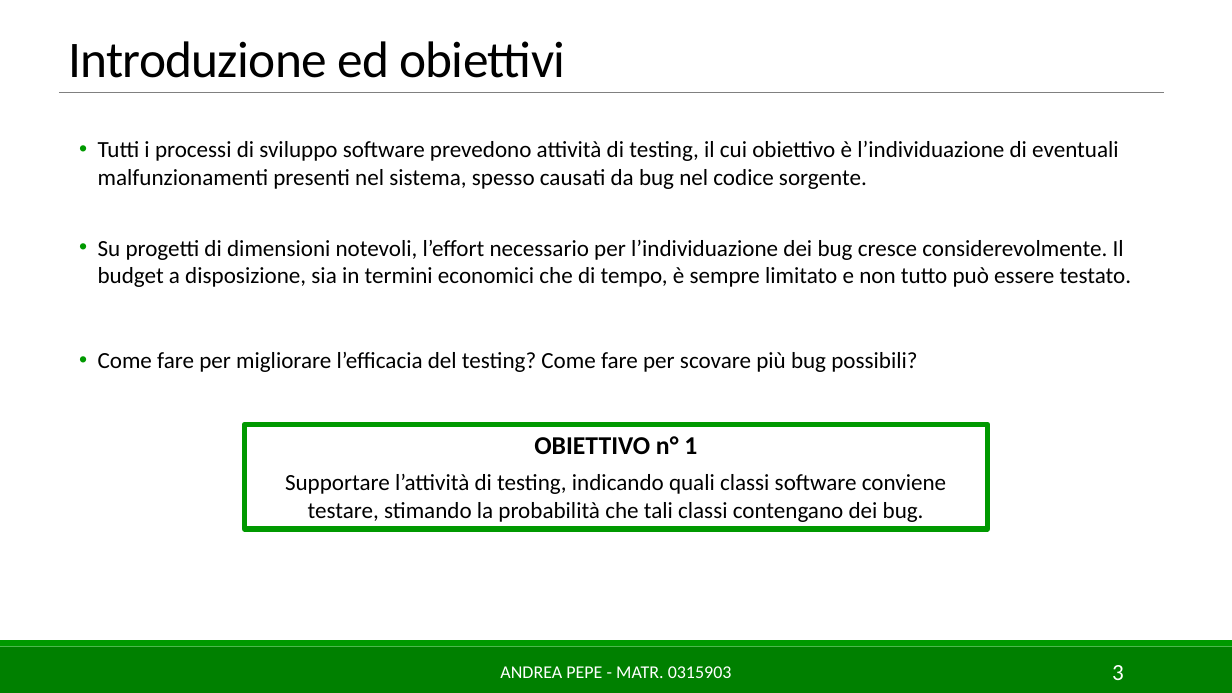
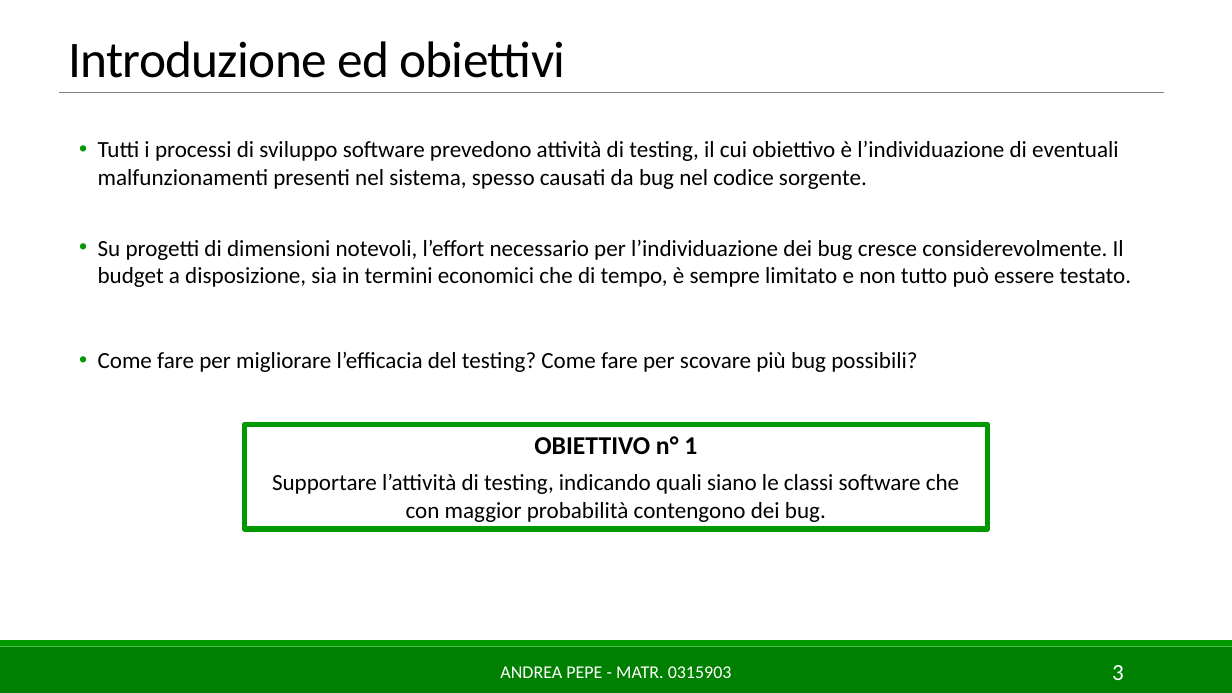
Before and after one commit to AndreaPepe/ISW2_Deliverables, a slide deck: slide 3 of ML/Slides/MLforSE_AndreaPepe_0315903.pptx. Drawn at 1232x693 pixels with LibreOffice and Linux fonts; fonts in the diff are those of the drawing. Boxes give left, top, right and bottom in pixels: in the first picture for what was removed or moved away, otherwise in the second. Text is boxed around its words. In the diff, an @@ line names an element or a change of style, - is before the commit and + after.

```diff
--- a/ML/Slides/MLforSE_AndreaPepe_0315903.pptx
+++ b/ML/Slides/MLforSE_AndreaPepe_0315903.pptx
@@ text in rectangle at (272, 474, 959, 522): text changed @@
-Supportare l’attività di testing, indicando quali classi software conviene testare, stimando la probabilità che tali classi contengano dei bug.
+Supportare l’attività di testing, indicando quali siano le classi software che con maggior probabilità contengono dei bug.
```
Also in this commit, not shown: 11 other slides changed, 1 other file.
